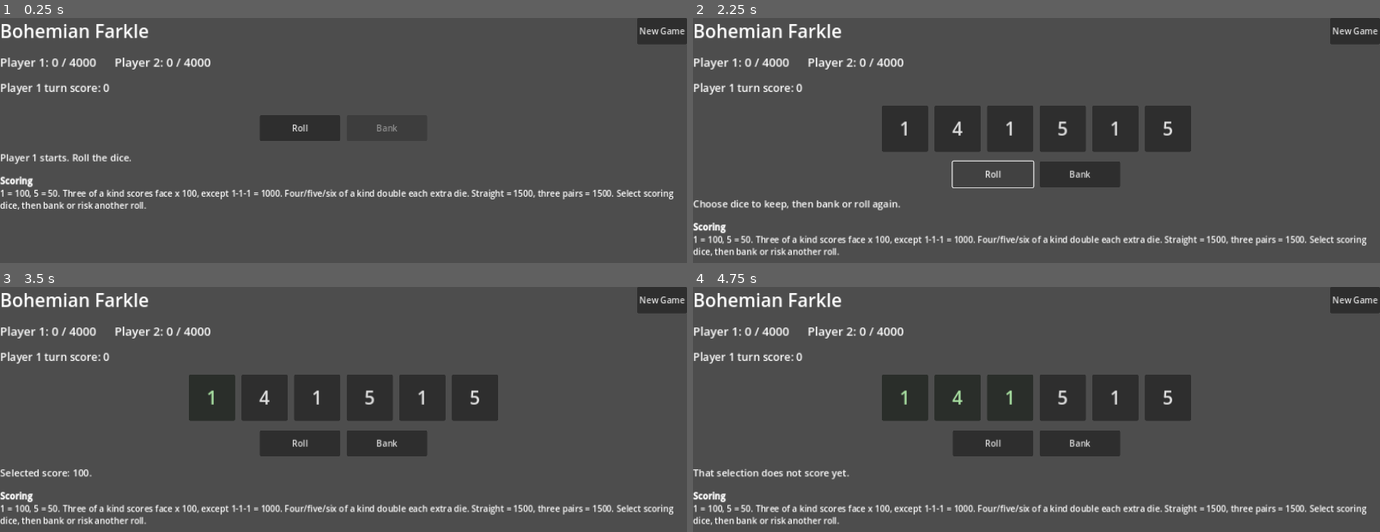
Above: before the commit, frames 1-4 (two rows, left to right).
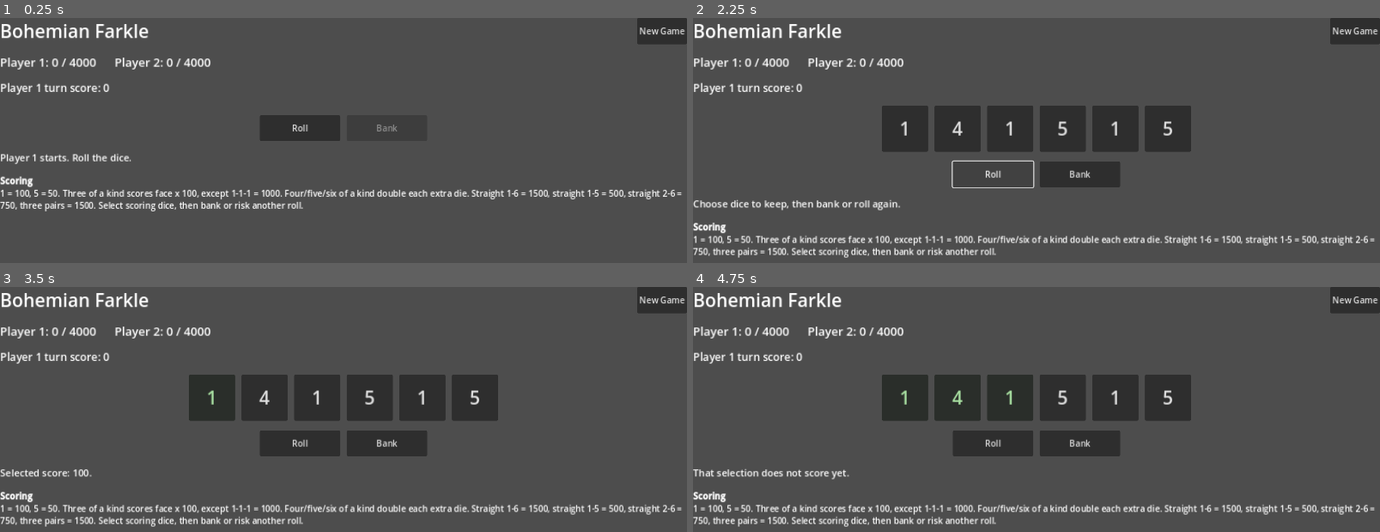
Above: after the commit, the same moments.

Repository: YGY-Sun/bohemian-farkle
Game: Godot game, scene res://scenes/Main.tscn
Two runs of this game, one before a commit and one after it. Both use one fixed random seed, a clock stepped at 60 frames per second and the inputs below.
Inputs:
- Up to frame 1 (0.25 s): no input
- Up to frame 2 (2.25 s): click "New Game" at 0.5 s; click "New Game" at 1.25 s; click "Roll" at 2 s
- Up to frame 3 (3.5 s): click "1" at 2.75 s
- Up to frame 4 (4.75 s): click "4" at 3.5 s; click "1" at 4.25 s

The runs differ from the first frame. In frame 1, 1.2% of the frame differs, in the area x 0-100%, y 69-79%; in frame 2, 1.3%, in the area x 0-100%, y 88-98%; in frame 3, 1.3%; in frame 4, 1.3%.

Commit message:
Add short straight scoring rules

Diff:
--- a/scripts/Main.gd
+++ b/scripts/Main.gd
@@ -92,7 +92,7 @@
 	rule_label.fit_content = true
 	rule_label.scroll_active = false
 	rule_label.size_flags_horizontal = Control.SIZE_EXPAND_FILL
-	rule_label.text = "[b]Scoring[/b]\n1 = 100, 5 = 50. Three of a kind scores face x 100, except 1-1-1 = 1000. Four/five/six of a kind double each extra die. Straight = 1500, three pairs = 1500. Select scoring dice, then bank or risk another roll."
+	rule_label.text = "[b]Scoring[/b]\n1 = 100, 5 = 50. Three of a kind scores face x 100, except 1-1-1 = 1000. Four/five/six of a kind double each extra die. Straight 1-6 = 1500, straight 1-5 = 500, straight 2-6 = 750, three pairs = 1500. Select scoring dice, then bank or risk another roll."
 	root.add_child(rule_label)
 
 
@@ -249,6 +249,11 @@
 		if pairs == 3:
 			return 1500
 
+	if _consume_short_straight(counts, 2, 6):
+		total += 750
+	elif _consume_short_straight(counts, 1, 5):
+		total += 500
+
 	for face in range(1, 7):
 		var count := counts[face]
 		if count >= 3:
@@ -265,6 +270,17 @@
 	return total
 
 
+func _consume_short_straight(counts: Array[int], first_face: int, last_face: int) -> bool:
+	for face in range(first_face, last_face + 1):
+		if counts[face] < 1:
+			return false
+
+	for face in range(first_face, last_face + 1):
+		counts[face] -= 1
+
+	return true
+
+
 func _count_faces(values: Array[int]) -> Array[int]:
 	var counts: Array[int] = [0, 0, 0, 0, 0, 0, 0]
 	for value in values:
Not shown, changed: README.md
